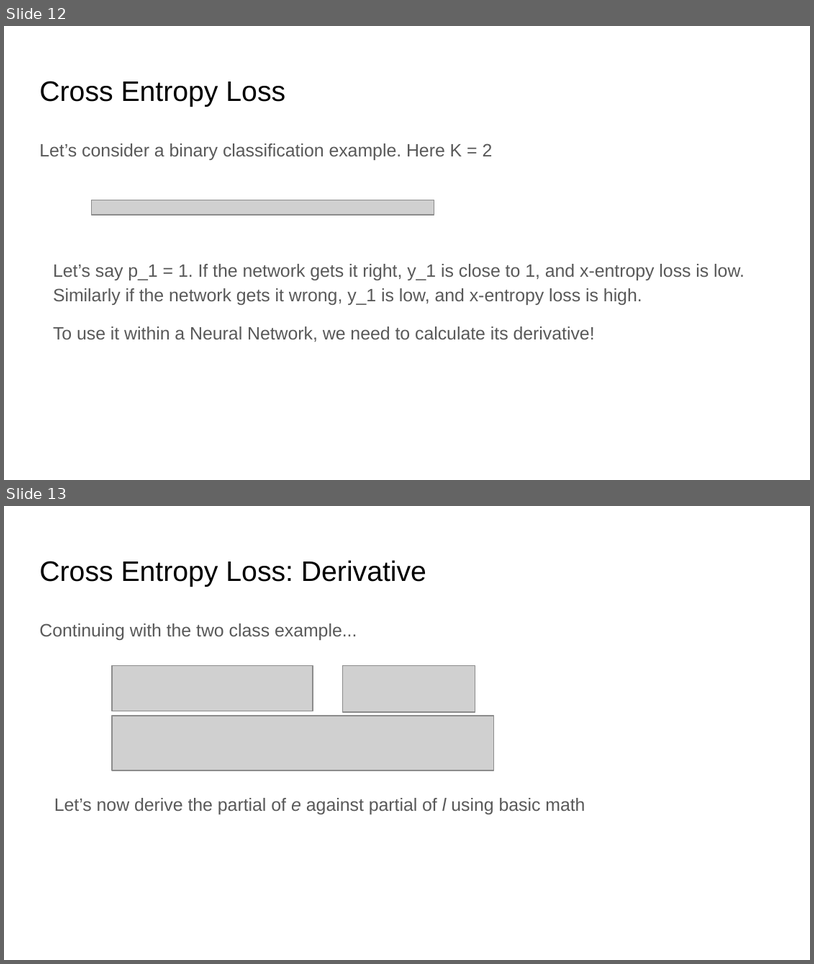
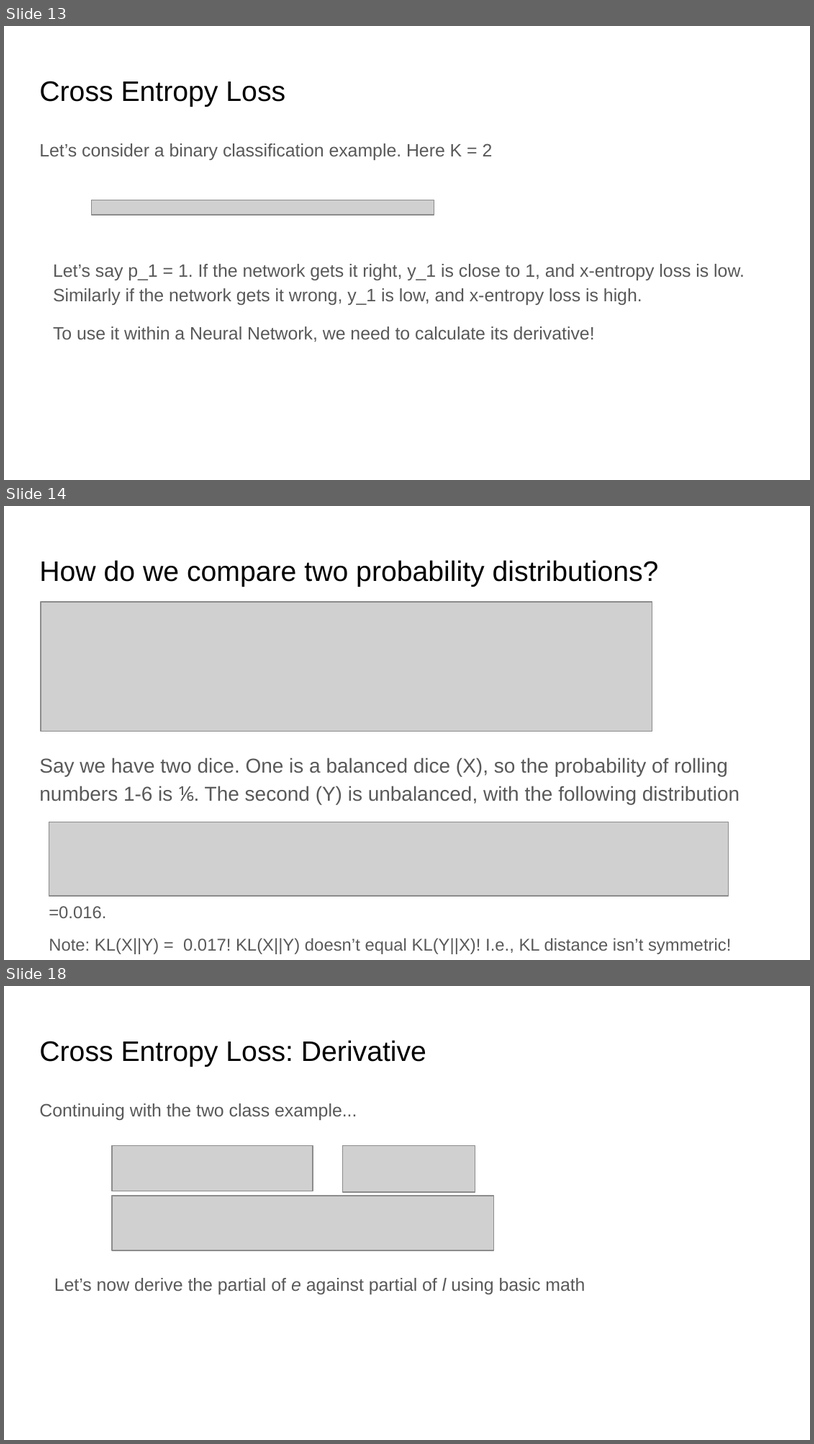
Before and after one commit to ankur6ue/deep-learning-course, a slide deck: class_3/deep_learning_course_class_3.pptx. Shown one above the other, each under a label of ours: slides 12 and 13 before the commit, slides 13, 14 and 18 after it; the slides between them are not shown. The pictures are 814x964 and 814x1444 pixels, drawn with LibreOffice and Linux fonts; fonts in the diff are those of the drawing; grey boxes stand for pictures. Boxes give left, top, right and bottom in pixels: in the first picture for what was removed or moved away, otherwise in the second. Text is boxed around its words. In the diff, an @@ line names an element or a change of style, - is before the commit and + after.

```diff
--- a/class_3/deep_learning_course_class_3.pptx
+++ b/class_3/deep_learning_course_class_3.pptx
@@ slide 14 added at [4, 506, 810, 960], background #FFFFFF @@
@@ title added at [39, 560, 659, 587], 25.2 pt, text #000000 @@
+How do we compare two probability distributions?
@@ picture added at [41, 602, 652, 731] @@
@@ text added at [39, 757, 740, 804], 18 pt, text #595959 @@
+Say we have two dice. One is a balanced dice (X), so the probability of rolling numbers 1-6 is ⅙. The second (Y) is unbalanced, with the following distribution
@@ picture added at [49, 822, 729, 896] @@
@@ text added at [49, 906, 731, 954], 15.3 pt, text #595959 @@
+=0.016.
+Note: KL(X||Y) = 0.017! KL(X||Y) doesn’t equal KL(Y||X)! I.e., KL distance isn’t symmetric!
@@ what was slide 12 is now slide 13 @@
@@ what was slide 13 is now slide 18 @@
```
Also in this commit, not shown: 2 slides changed, 5 other slides added, 8 other files.
